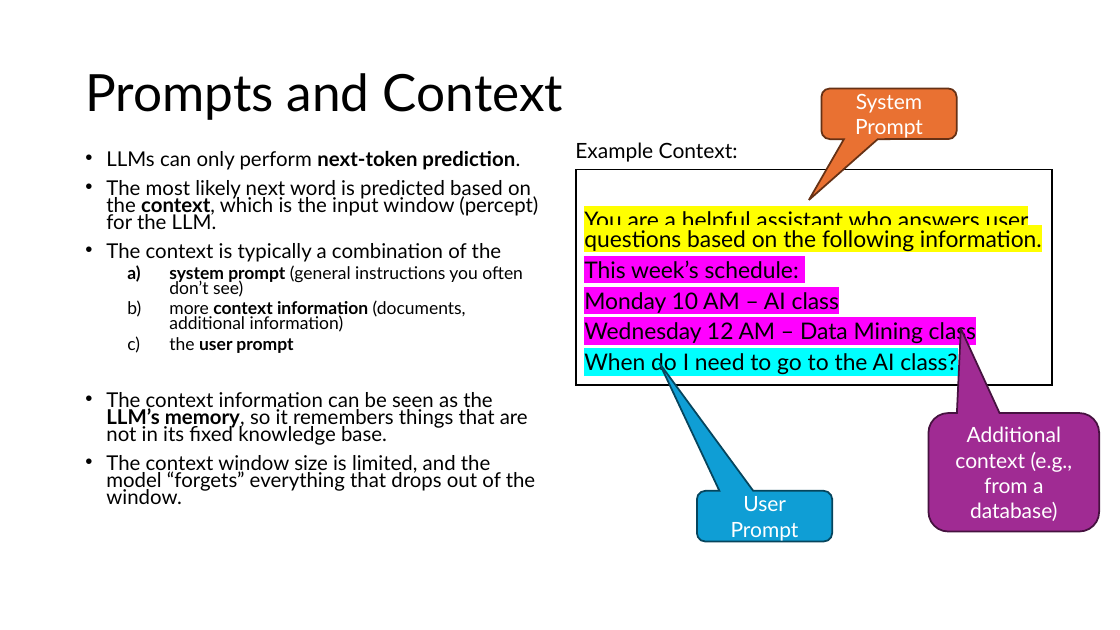
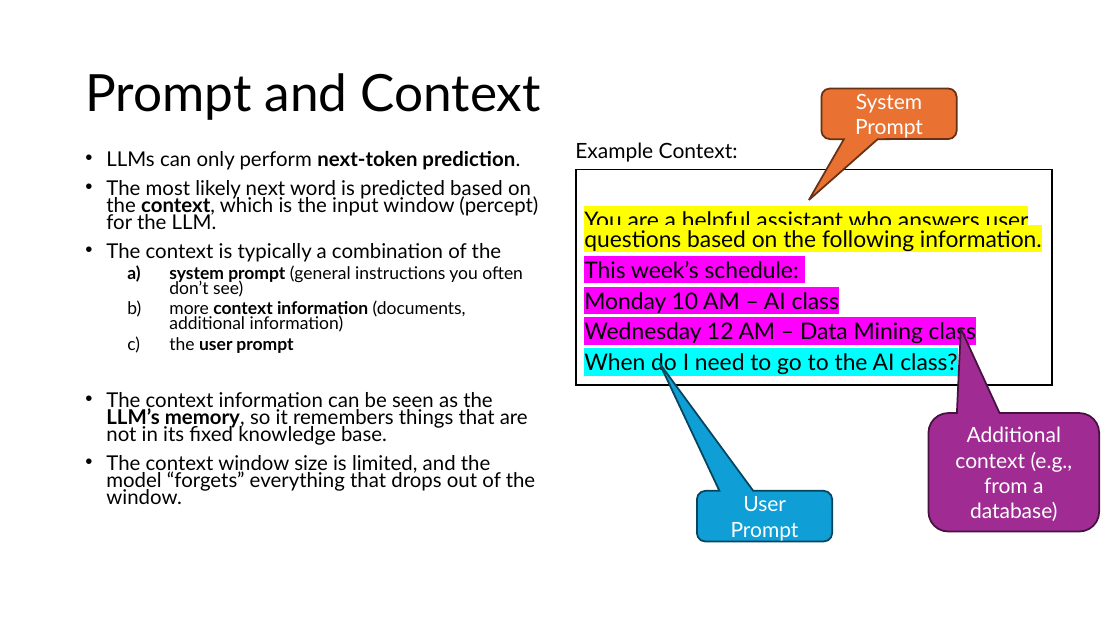
Before and after one commit to mhahsler/Introduction_to_Artificial_Intelligence, a slide deck: slide 11 of slides/discussion/07_LLM_discussion.pptx (slide 8 before the commit). Drawn at 1120x630 pixels with LibreOffice and Linux fonts; fonts in the diff are those of the drawing. Boxes give left, top, right and bottom in pixels: in the first picture for what was removed or moved away, otherwise in the second. Text is boxed around its words. In the diff, an @@ line names an element or a change of style, - is before the commit and + after.

```diff
--- a/slides/discussion/07_LLM_discussion.pptx
+++ b/slides/discussion/07_LLM_discussion.pptx
@@ title at [85, 73, 541, 120]: text changed @@
-Prompts and Context
+Prompt and Context
```
Also in this commit, not shown: 3 other slides changed, 1 slide added, 1 slide removed, 7 other files.
